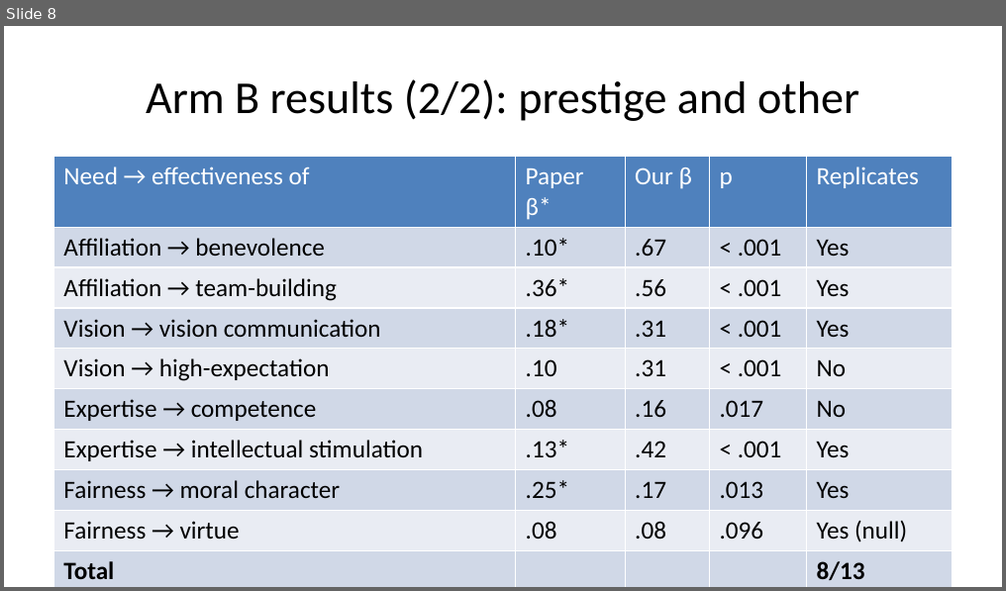
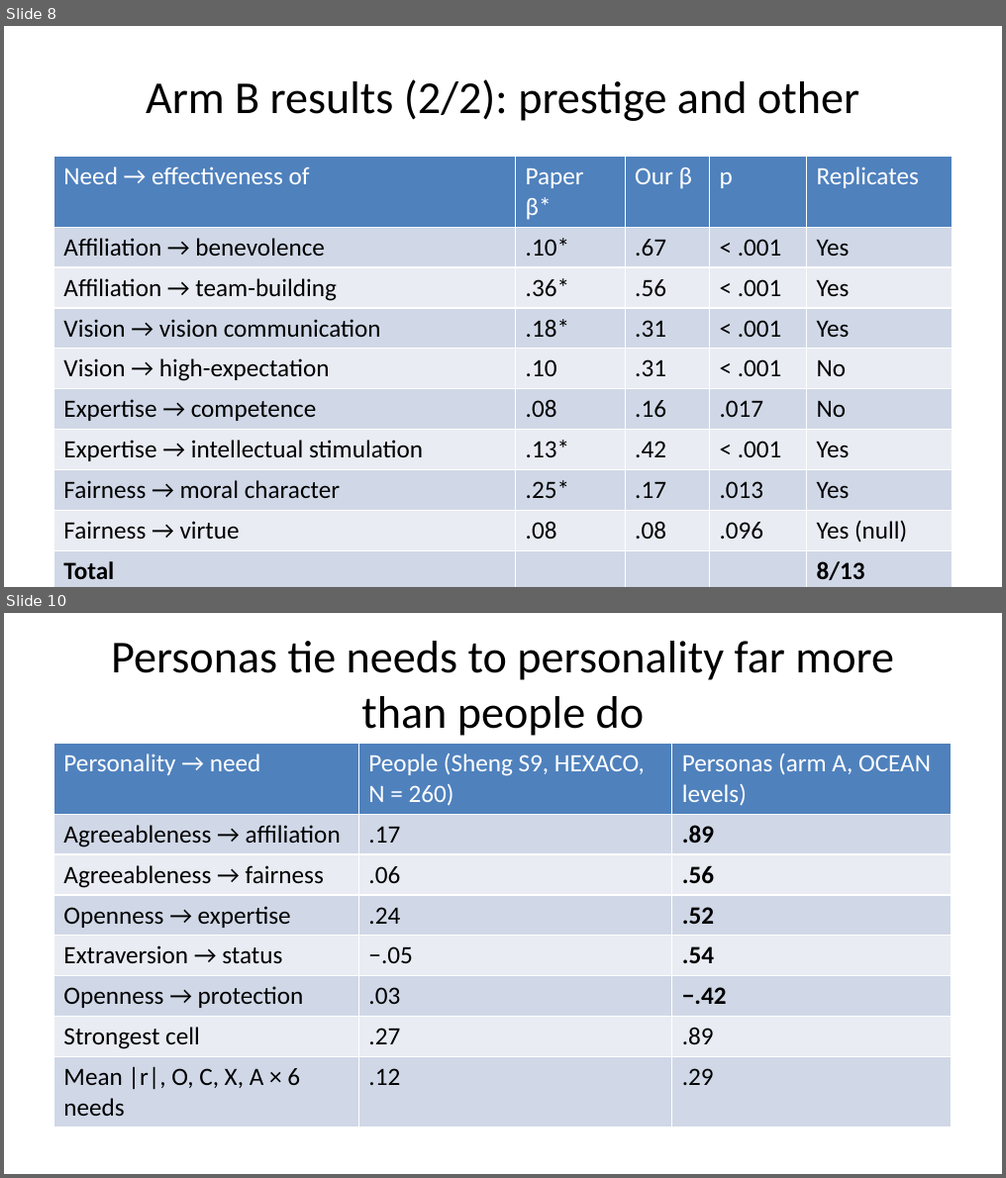
Before and after one commit to ernestii26/agent-sim, a slide deck: docs/study5-summary.pptx. Shown one above the other, each under a label of ours: slide 8 before the commit, slides 8 and 10 after it; the slides between them are not shown. The pictures are 1006x591 and 1006x1178 pixels, drawn with LibreOffice and Linux fonts; fonts in the diff are those of the drawing. Boxes give left, top, right and bottom in pixels: in the first picture for what was removed or moved away, otherwise in the second. Text is boxed around its words. In the diff, an @@ line names an element or a change of style, - is before the commit and + after.

Commit message:
Judge the Study 5 replication cell by cell, and trace the gaps to OCEAN
Add study5-data.md (every Study 5 table from the paper beside ours) and a
rewritten study5-criteria deck that walks 5c and 5a through the paper's own
rule, sign-and-significance, the prediction interval, and a Model 2 with the
persona's OCEAN levels held fixed. tools/study5_tables.py and
tools/replication_criteria.py produce the numbers; ocean_confound.py now
reverse-scores moral_character and reports beta with OCEAN as controls.

Drop the superseded Study 5 deck, the August reports and their figures, and
add the AsPredicted #223181 preregistration.

```diff
--- a/docs/study5-summary.pptx
+++ b/docs/study5-summary.pptx
@@ slide 10 added at bbox=[4, 613, 1002, 1174], background #FFFFFF @@
@@ title added at bbox=[111, 641, 894, 736], 33 pt, text #000000 @@
+Personas tie needs to personality far more than people do
@@ table added at bbox=[54, 744, 951, 1120], 8 rows, 3 columns @@
+Personality → need | People (Sheng S9, HEXACO, N = 260) | Personas (arm A, OCEAN levels)
+Agreeableness → affiliation | .17 | .89
+Agreeableness → fairness | .06 | .56
+Openness → expertise | .24 | .52
+Extraversion → status | −.05 | .54
+Openness → protection | .03 | −.42
+Strongest cell | .27 | .89
+Mean |r|, O, C, X, A × 6 needs | .12 | .29
```
Also in this commit, not shown: 2 slides changed, 1 other slide added, 26 other files.
